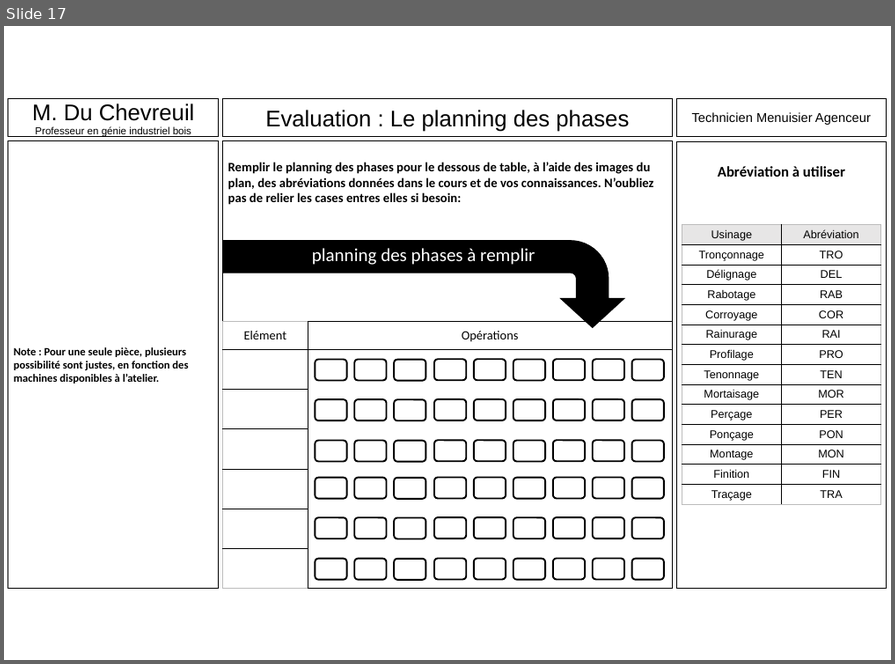
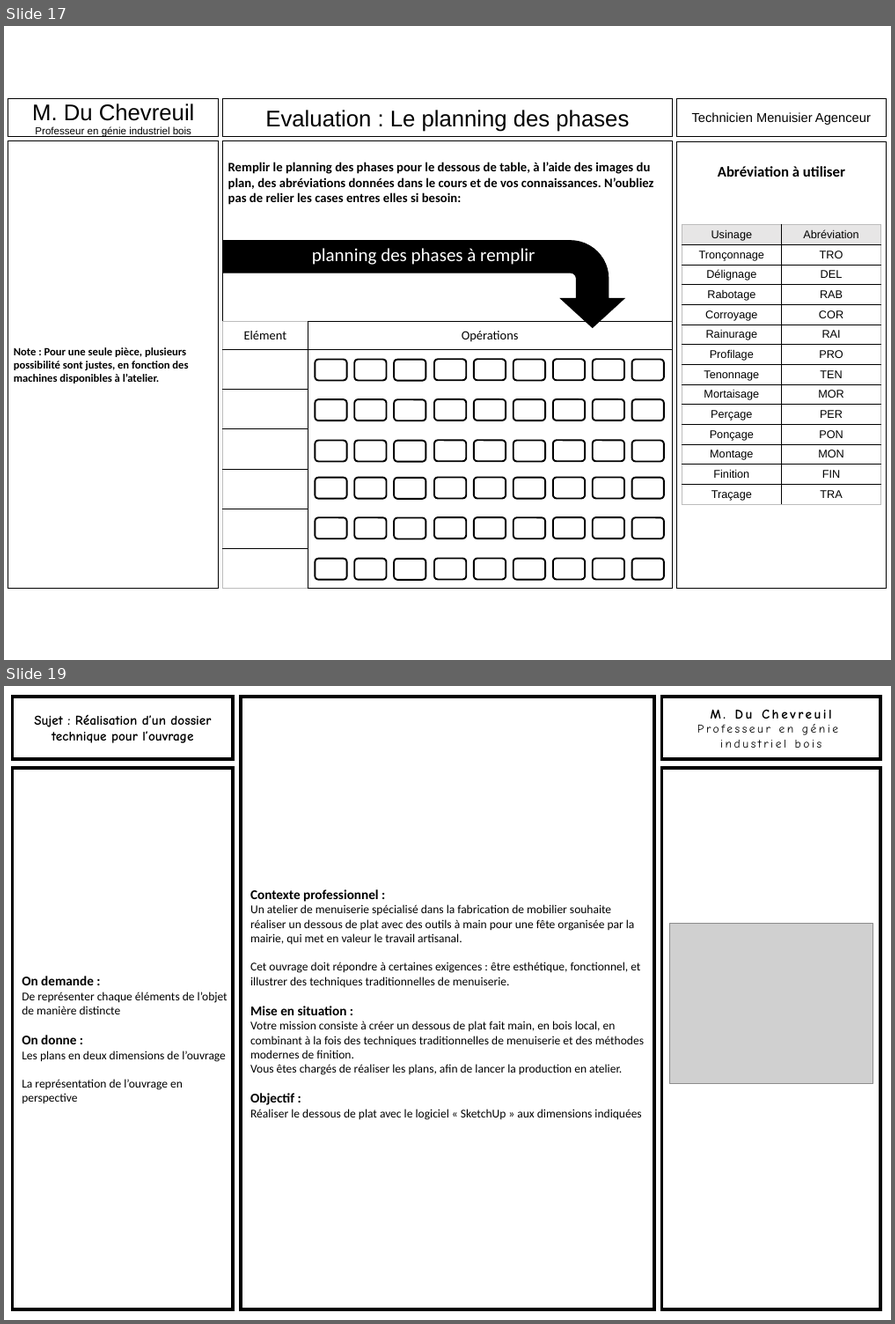
Before and after one commit to kduchevreuil/Cours-Menuiserie, a slide deck: Dossier Dessous de plat/DOSSIER dessous de plat (Terminale).pptx. Shown one above the other, each under a label of ours: slide 17 before the commit, slides 17 and 19 after it; the slides between them are not shown. The pictures are 895x664 and 895x1324 pixels, drawn with LibreOffice and Linux fonts; fonts in the diff are those of the drawing; grey boxes stand for pictures. Boxes give left, top, right and bottom in pixels: in the first picture for what was removed or moved away, otherwise in the second. Text is boxed around its words. In the diff, an @@ line names an element or a change of style, - is before the commit and + after.

```diff
--- a/Dossier Dessous de plat/DOSSIER dessous de plat (Terminale).pptx
+++ b/Dossier Dessous de plat/DOSSIER dessous de plat (Terminale).pptx
@@ slide 19 added at (4, 686, 891, 1320), background #FFFFFF @@
@@ rectangle added at (13, 697, 234, 760), fill #FFFFFF, outline #000000 4.5 pt, 18 pt, text #000000, bold @@
+Sujet : Réalisation d’un dossier technique pour l’ouvrage
@@ rectangle added at (242, 697, 654, 1310), fill #FFFFFF, outline #000000 4.5 pt, 16 pt, text #000000 @@
+Contexte professionnel :
+Un atelier de menuiserie spécialisé dans la fabrication de mobilier souhaite réaliser un dessous de plat avec des outils à main pour une fête organisée par la mairie, qui met en valeur le travail artisanal.
+Cet ouvrage doit répondre à certaines exigences : être esthétique, fonctionnel, et illustrer des techniques traditionnelles de menuiserie.
+Mise en situation :
+Votre mission consiste à créer un dessous de plat fait main, en bois local, en combinant à la fois des techniques traditionnelles de menuiserie et des méthodes modernes de finition.
+Vous êtes chargés de réaliser les plans, afin de lancer la production en atelier.
+Objectif :
+Réaliser le dessous de plat avec le logiciel « SketchUp » aux dimensions indiquées
@@ rectangle added at (662, 697, 880, 760), fill #FFFFFF, outline #000000 4.5 pt, 16 pt, text #000000 @@
+M. Du Chevreuil
+Professeur en génie
+industriel bois
@@ rectangle added at (13, 768, 234, 1309), fill #FFFFFF, outline #000000 4.5 pt, 16 pt, text #000000 @@
+On demande :
+De représenter chaque éléments de l’objet de manière distincte
+On donne :
+Les plans en deux dimensions de l’ouvrage
+La représentation de l’ouvrage en perspective
@@ rectangle added at (662, 768, 880, 1309), fill #FFFFFF, outline #000000 4.5 pt @@
@@ picture added at (670, 923, 873, 1083) @@
```
Also in this commit, not shown: 1 slide changed, 1 other slide added, 13 other files.
